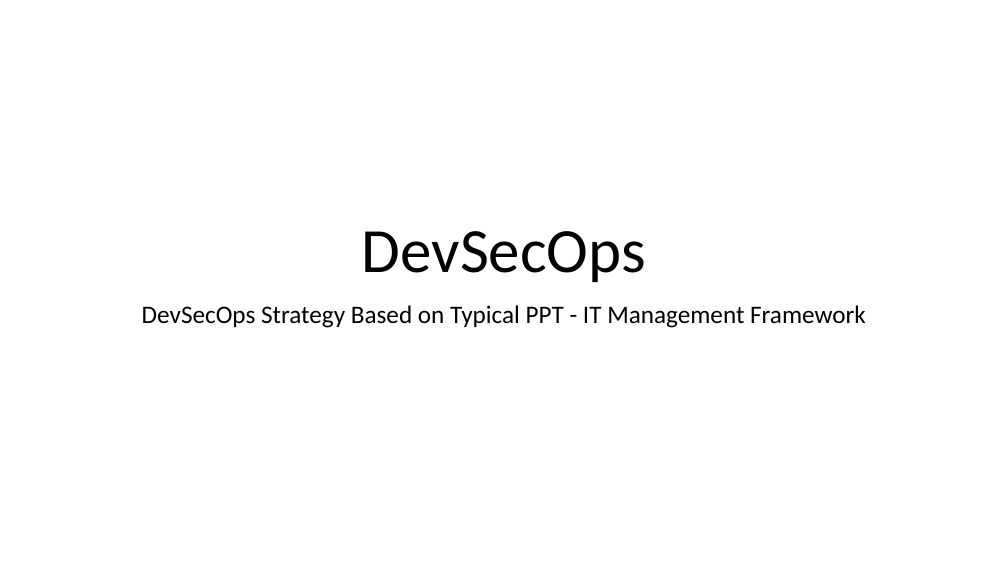
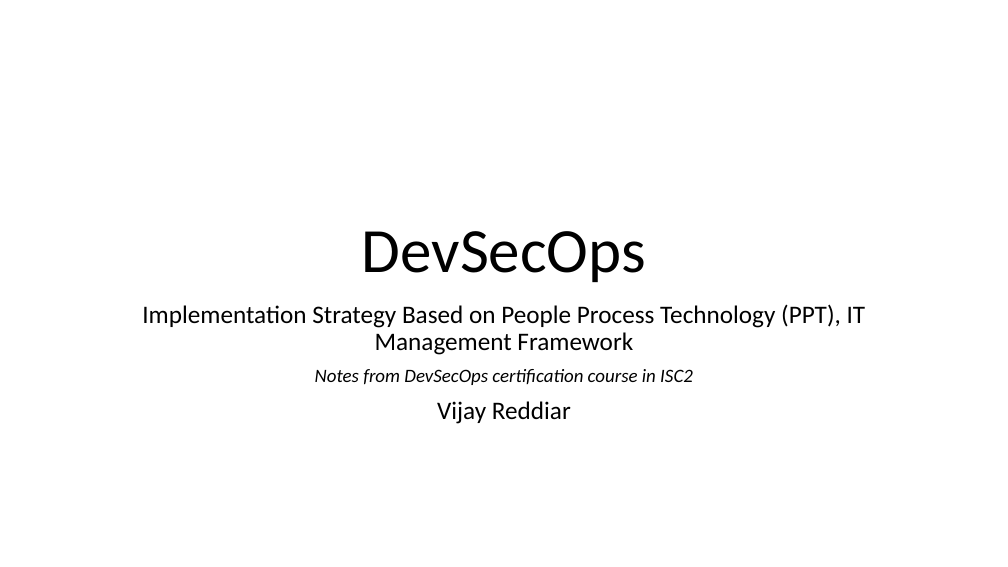
Before and after one commit to vreddiar/DevSecOps, a slide deck: slide 1 of DevSecOps Implementation Strategy.pptx. Drawn at 1008x567 pixels with LibreOffice and Linux fonts; fonts in the diff are those of the drawing. Boxes give left, top, right and bottom in pixels: in the first picture for what was removed or moved away, otherwise in the second. Text is boxed around its words. In the diff, an @@ line names an element or a change of style, - is before the commit and + after.

```diff
--- a/DevSecOps Implementation Strategy.pptx
+++ b/DevSecOps Implementation Strategy.pptx
@@ subtitle at bbox=[142, 304, 866, 424]: text changed @@
-DevSecOps Strategy Based on Typical PPT - IT Management Framework
+Implementation Strategy Based on People Process Technology (PPT), IT Management Framework
+Notes from DevSecOps certification course in ISC2
+Vijay Reddiar
```
